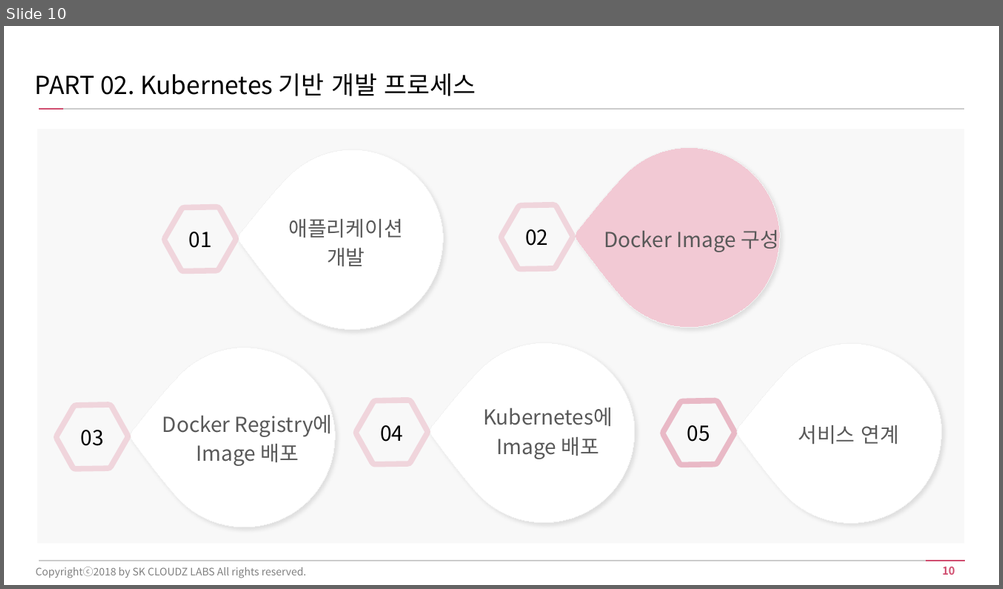
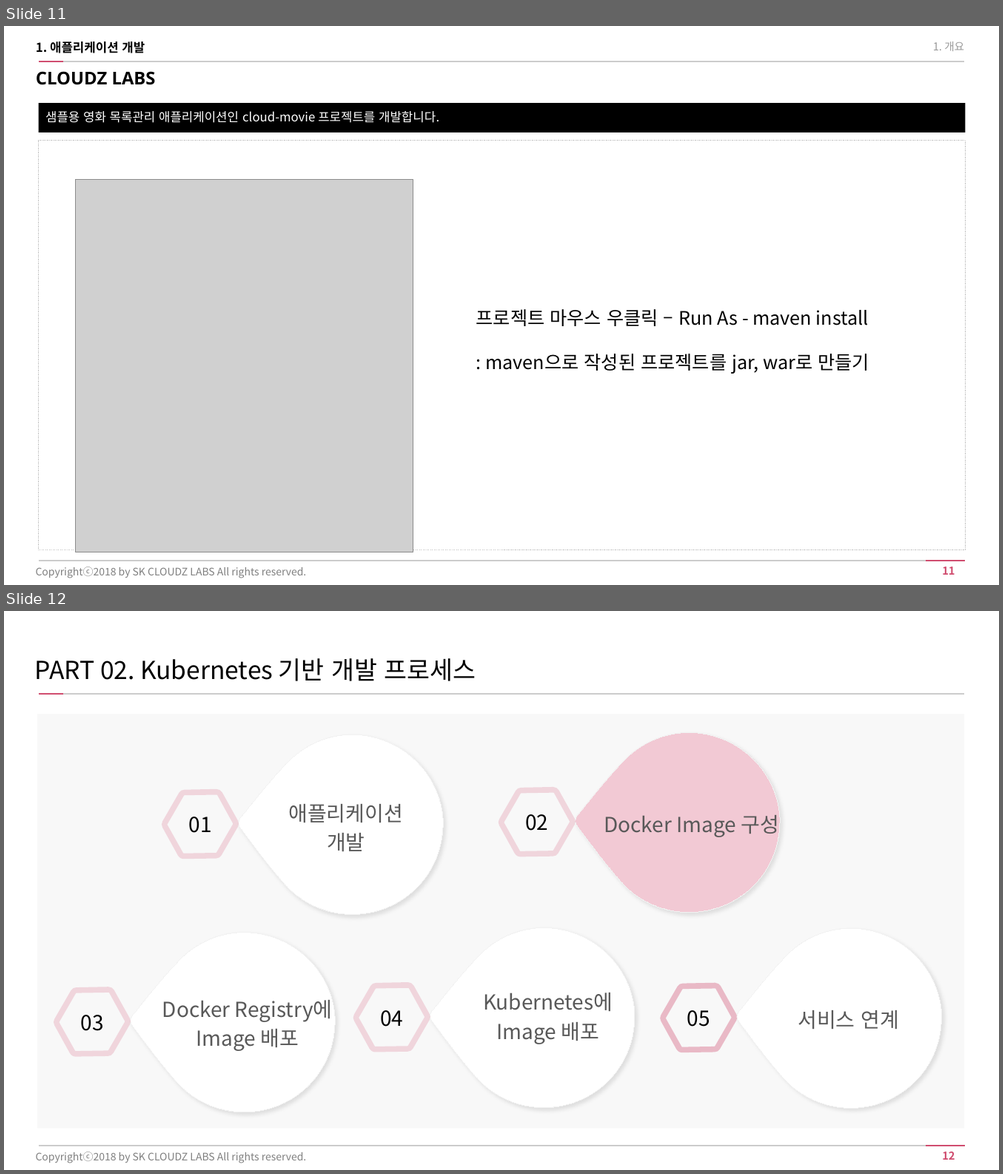
Before and after one commit to t-t-c/cloud-movie, a slide deck: docs/[CloudZ Labs] Kubernetes_시작하기(신입사원).pptx. Shown one above the other, each under a label of ours: slide 10 before the commit, slides 11 and 12 after it. The pictures are 1003x589 and 1003x1174 pixels, drawn with LibreOffice and Linux fonts; fonts in the diff are those of the drawing; grey boxes stand for pictures. Boxes give left, top, right and bottom in pixels: in the first picture for what was removed or moved away, otherwise in the second. Text is boxed around its words. In the diff, an @@ line names an element or a change of style, - is before the commit and + after.

```diff
--- a/docs/[CloudZ Labs] Kubernetes_시작하기(신입사원).pptx
+++ b/docs/[CloudZ Labs] Kubernetes_시작하기(신입사원).pptx
@@ slide 11 added at [4, 26, 999, 585], background #FFFFFF; not listed: 3 template elements that a slide beside it also shows @@
@@ text added at [36, 42, 145, 53], 12 pt, text #000000, bold @@
+1. 애플리케이션 개발
@@ text added at [933, 42, 964, 51], 10.5 pt, text #999999 @@
+1. 개요
@@ line added from (38, 62) to (965, 62), #CCCCCC 1.5 pt @@
@@ line added from (38, 62) to (63, 62), #D04D6F 1.5 pt @@
@@ text added at [36, 71, 156, 85], 17 pt, text #000000, bold @@
+CLOUDZ LABS
@@ text added at [38, 103, 965, 132], fill #000000, 12 pt, text #FFFFFF @@
+샘플용 영화 목록관리 애플리케이션인 cloud-movie 프로젝트를 개발합니다.
@@ rectangle added at [38, 140, 965, 551], outline #BFBFBF 0.25 pt dashed @@
@@ picture added at [76, 180, 413, 553] @@
@@ text added at [476, 309, 869, 374], 18 pt, text #000000 @@
+프로젝트 마우스 우클릭 – Run As - maven install
+: maven으로 작성된 프로젝트를 jar, war로 만들기
@@ text added at [36, 567, 307, 579], 10 pt, text #808080 @@
+Copyrightⓒ2018 by SK CLOUDZ LABS All rights reserved.
@@ what was slide 10 is now slide 12 @@
@@ page number at [942, 1152, 954, 1160]: text changed @@
-10
+12
```
Also in this commit, not shown: 5 slides changed, 1 other slide added.
